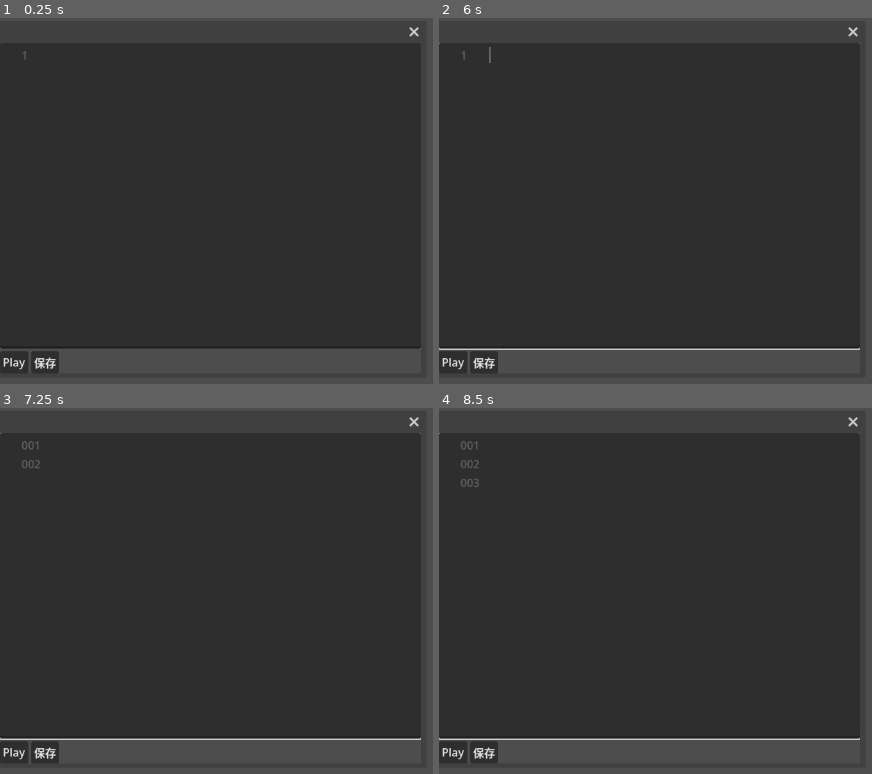
Above: before the commit, frames 1-4 (two rows, left to right).
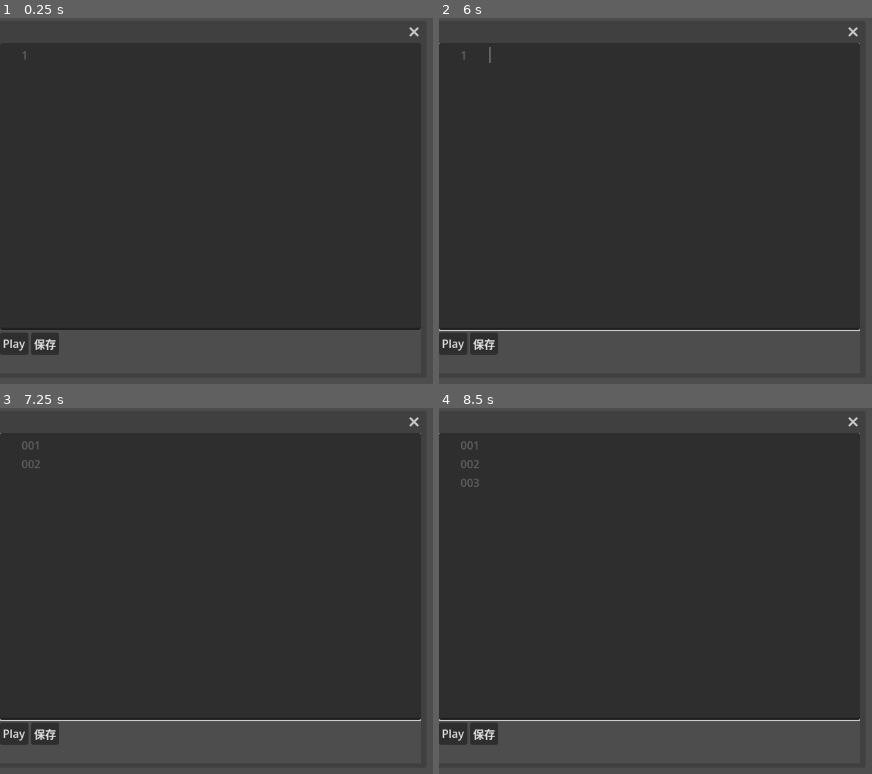
Above: after the commit, the same moments.

Repository: EEEEEEEEthan/BotDefence
Game: Godot game, scene res://BotInspector.tscn
The game is run twice, just before and just after one commit, with the same random seed, the same clock (stepped at 60 frames per second) and the same inputs. This scene is started directly instead of the project's main scene.
Inputs (mouse positions are in pixels of both pictures, inside the frame that each line leads up to):
- Up to frame 1 (0.25 s): no input
- Up to frame 2 (6 s): click "Play" at 0.5 s; click "Play" at 1.25 s; click "保存" at 2 s; click "保存" at 2.75 s; click "Play" at 3.5 s; click "保存" at 4.25 s; tap Enter at 5 s; move the mouse to (outside the picture) at 5.02 s; click (outside the picture) at 5.17 s; tap Space at 5.75 s; move the mouse to (677, 263) at 5.77 s; click (677, 263) at 5.92 s
- Up to frame 3 (7.25 s): tap Enter at 6.5 s; move the mouse to (outside the picture) at 6.52 s; click (outside the picture) at 6.67 s
- Up to frame 4 (8.5 s): tap Space at 7.25 s; move the mouse to (798, 722) at 7.27 s; click (798, 722) at 7.42 s; tap Enter at 8 s; move the mouse to (outside the picture) at 8.02 s; click (outside the picture) at 8.17 s

The runs differ from the first frame. In frame 1, 5.3% of the frame differs, in the area x 0-98%, y 84-97%; in frame 2, 5.5%; in frame 3, 5.5%; in frame 4, 5.5%.
Error before the commit: Invalid access to property or key 'code' on a base object of type 'Nil'. (res://BotInspector.gd:17)
Error after the commit: Invalid access to property or key 'code' on a base object of type 'Nil'. (res://BotInspector.gd:21)

Commit message:
BotInspector 显示 GDScript 语法错误
- 新增 ErrorLabel 显示解析错误信息
- 输入防抖 0.3s 后实时校验
- 用 bookmark 标记错误行
- 有语法错误时禁止 Play
- ParseErrorCapture 通过 Logger 捕获引擎错误（Godot 4.5+）

Made-with: Cursor
Signed-off-by: Cursor <cursor@cursor.com>

Diff:
--- a/BotInspector.gd
+++ b/BotInspector.gd
@@ -2,14 +2,18 @@
 
 ## 点击 Bot 时弹出，用于编辑该 Bot 的代码
 ## CodeEdit 启用 GDScript 语法高亮和断点槽
+## 实时校验语法并在 ErrorLabel 显示错误
 
 const HIGHLIGHTER := preload("res://GDScriptHighlighter.tres")
+const VALIDATE_DEBOUNCE_SEC := 0.3
 
 @onready var code_edit: CodeEdit = $VBoxContainer/CodeEdit
 @onready var play_button: Button = $VBoxContainer/HBoxContainer/Play
 @onready var save_button: Button = $VBoxContainer/HBoxContainer/SaveButton
+@onready var error_label: Label = $VBoxContainer/ErrorLabel
 
 var _bot_main: Node2D
+var _validate_timer: Timer
 
 
 func _ready() -> void:
@@ -21,6 +25,12 @@
 	play_button.pressed.connect(_on_play_pressed)
 	save_button.pressed.connect(_on_save_pressed)
 	close_requested.connect(_on_close_requested)
+	code_edit.text_changed.connect(_on_text_changed)
+	_validate_timer = Timer.new()
+	_validate_timer.one_shot = true
+	_validate_timer.timeout.connect(_validate_syntax)
+	add_child(_validate_timer)
+	_validate_syntax()
 
 func _on_current_line_changed(line: int) -> void:
 	_update_execution_line(line)
@@ -30,7 +40,60 @@
 	if line >= 0 and line < code_edit.get_line_count():
 		code_edit.set_line_as_executing(line, true)
 
+func _on_text_changed() -> void:
+	_validate_timer.start(VALIDATE_DEBOUNCE_SEC)
+
+func _validate_syntax() -> void:
+	var result := _check_syntax(code_edit.text)
+	error_label.text = result.message
+	code_edit.clear_bookmarked_lines()
+	var error_line: int = result.line
+	if error_line < 0:
+		error_line = _parse_error_line(result.message)
+	else:
+		error_line -= 1  ## Logger 行号 1-based，CodeEdit 0-based
+	if error_line >= 0 and error_line < code_edit.get_line_count():
+		code_edit.set_line_as_bookmarked(error_line, true)
+
+func _check_syntax(source: String) -> Dictionary:
+	var empty := {"message": "", "line": -1}
+	if source.is_empty():
+		return empty
+	var capture: Logger = null
+	if ClassDB.class_exists(&"Logger"):
+		var CaptureClass := load("res://ParseErrorCapture.gd") as GDScript
+		capture = CaptureClass.new()
+		OS.add_logger(capture)
+	var gdscript := GDScript.new()
+	gdscript.source_code = source
+	var err := gdscript.reload()
+	if capture:
+		OS.remove_logger(capture)
+	if err == OK:
+		return empty
+	if err == ERR_PARSE_ERROR:
+		var msg := "语法错误"
+		var err_line := -1
+		if capture:
+			var cap_msg: String = capture.get("message")
+			var cap_line: int = capture.get("line")
+			if cap_msg:
+				msg = cap_msg
+			if cap_line >= 0:
+				err_line = cap_line
+		return {"message": msg, "line": err_line}
+	return {"message": "加载失败 (错误码 %d)" % err, "line": -1}
+
+func _parse_error_line(msg: String) -> int:
+	var regex := RegEx.new()
+	regex.compile("(?:at |行 ?|line )?(\\d+)")
+	var result := regex.search(msg)
+	return int(result.get_string(1)) - 1 if result else -1
+
+
 func _on_play_pressed() -> void:
+	if not _check_syntax(code_edit.text).message.is_empty():
+		return
 	_bot_main.code = code_edit.text
 	_bot_main.start_bot()
 
--- a/BotInspector.tscn
+++ b/BotInspector.tscn
@@ -44,3 +44,11 @@
 unique_name_in_owner = true
 layout_mode = 2
 text = "保存"
+
+[node name="ErrorLabel" type="Label" parent="VBoxContainer" unique_id=351019983]
+unique_name_in_owner = true
+layout_mode = 2
+theme_override_colors/font_color = Color(1, 0.3, 0.3, 1)
+theme_override_constants/line_spacing = 2
+text = ""
+autowrap_mode = 2
--- /dev/null
+++ b/ParseErrorCapture.gd
@@ -0,0 +1,14 @@
+extends Logger
+## 用于捕获 GDScript 解析错误，供 BotInspector 显示
+## 仅在 Godot 4.5+ 存在 Logger 时使用
+
+var message: String = ""
+var line: int = -1
+var _mutex: Mutex = Mutex.new()
+
+
+func _log_error(_function: String, _file: String, error_line: int, _code: String, rationale: String, _editor_notify: bool, _error_type: int, _script_backtraces: Array) -> void:
+	_mutex.lock()
+	message = rationale
+	line = error_line
+	_mutex.unlock()
Not shown, added: ParseErrorCapture.gd.uid
